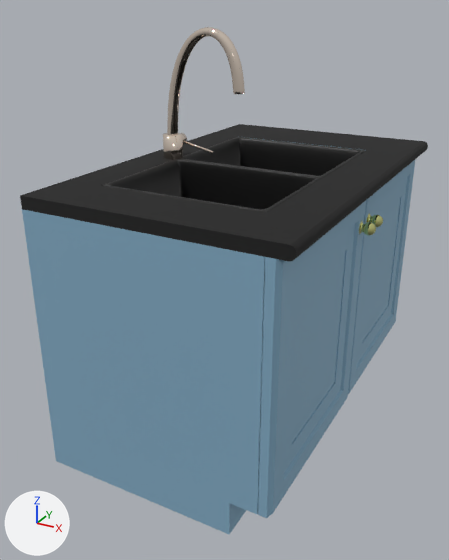
A saved change to the FBX model Assets/Meshes/Cabinet_Sink.fbx.
Both versions are drawn from a camera (50 mm lens) standing at (0.593, -1.354, 0.623) and looking at (-0.135, -0.029, -0.039). The axes (+X, +Y, +Z) are drawn at lower left. The lights are the same throughout.

The first picture shows 'Cabinet.001', 'Cabinet.004', 'Door_Left.001', 'Door_Left.002', 'Sink'.
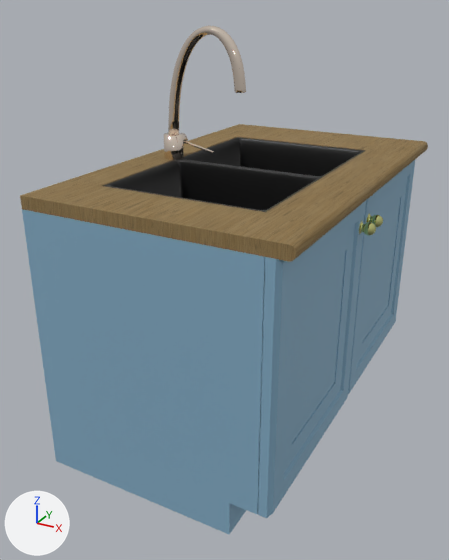
The newer file is also turned or shifted as a whole; pictures and numbers use the older file's frame.

Boxes (x1, y1, x2, y2) around the edits, measured in the pictures (449 x 560 px):
'Cabinet.001', surface changed (black to brown)
    both: (20, 124, 428, 261)
'hana', added
    after: (164, 25, 246, 160)
'Cabinet.004', deleted
    before: (167, 27, 245, 135)
part 1 of me_cube_027, deleted
    before: (163, 133, 183, 160)
part 2 of me_cube_027, deleted
    before: (183, 141, 213, 154)
part 3 of me_cube_027, surface changed (black to brown)
    both: (20, 124, 428, 261)
part 4 of me_cube_027, recoloured
    before: (244, 137, 361, 150)
    after: (241, 137, 366, 151)

What the commit changed:
Picture 'wood.png' (img_wood_png) is new.
In material 'Taso' (mat_taso), base_color is no longer (0.0116, 0.0116, 0.0116), black #1c1c1c.
In material 'Taso' (mat_taso), texture is now set to img_wood_png.
me_cube_027 is used by ob_cabinet_001; location (-0.147, 0.056, -0.044).
me_cube_027 had 285 vertices, 252 faces and spanned x -0.252..0.376, y -0.5..0.5, z -0.397..0.364.
me_cube_027 now has 162 vertices, 154 faces and spans x -0.252..0.376, y -0.5..0.5, z -0.397..0.303.
me_cube_027 part 1: the loose piece of 41 vertices spanning x -0.193..-0.141, y -0.065..-0.014, z 0.282..0.364 is deleted.
me_cube_027 part 2: the loose piece of 41 vertices spanning x -0.168..-0.063, y -0.013..-0.007, z 0.319..0.347 is deleted.
me_cube_027 part 3: 153 kept faces spanning x -0.252..0.376, y -0.5..0.5, z -0.397..0.303 get new texture (UV) coordinates.
me_cube_027 part 4: 1 face spanning x -0.153..0.252, y 0.297, z 0.252..0.303 switches from mat_kaappi (blue #83abc4) to mat_taso (picture img_wood_png).
me_cube_027 no longer uses material mat_metalli (white #ffefdf).
Mesh me_cube_078_1 is new.
It has 844 vertices, 818 faces and spans x -0.129..0.115, y -0.022..0.053, z -0.214..0.132.
Faces by material slot: [36, 35, 747].
It uses material mat_kaappi (blue #83abc4).
It uses material mat_taso (picture img_wood_png).
It uses material mat_metalli (white #ffefdf).
Object 'Cabinet.004' (ob_cabinet_004) is deleted.
Object 'hana' (ob_hana) is new; it shows me_cube_078_1.
Its location is (-0.21, 0.007, 0.451).
